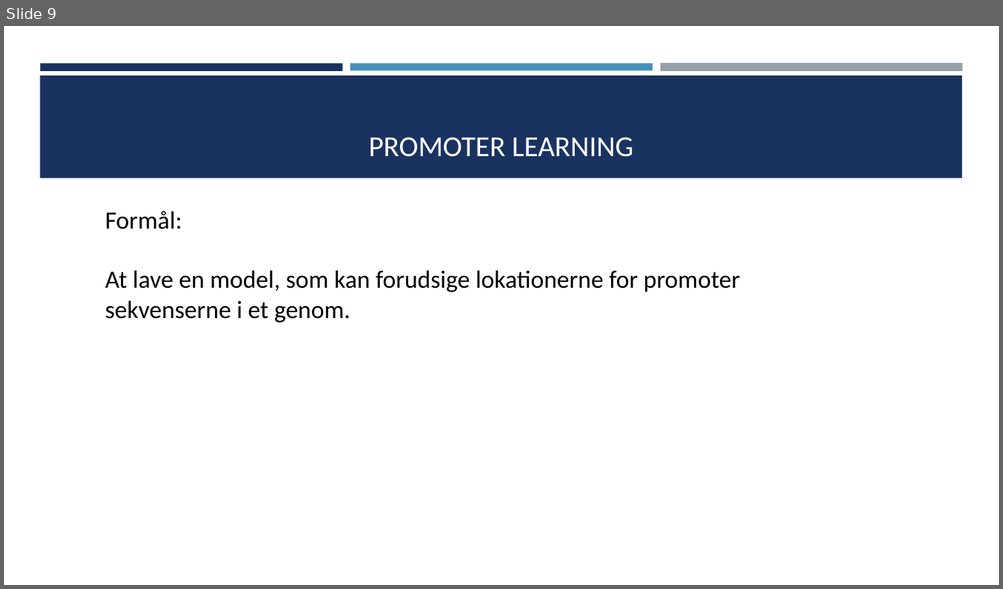
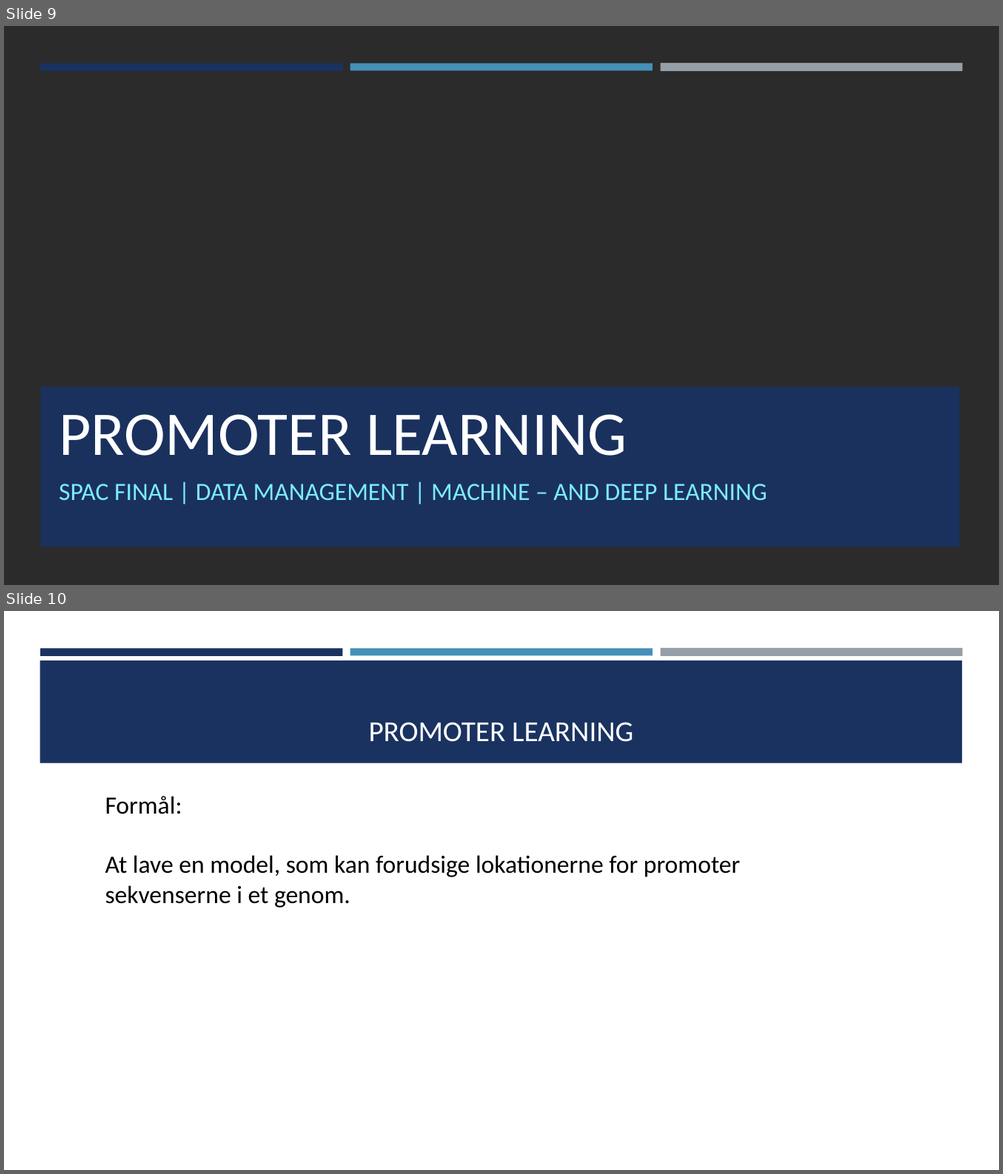
Before and after one commit to TheGamingEngineer/SPAC, a slide deck: uge_10-11 - machine learning/SPAC_uge10-11.ppsx. Shown one above the other, each under a label of ours: slide 9 before the commit, slides 9 and 10 after it. The pictures are 1003x589 and 1003x1174 pixels, drawn with LibreOffice and Linux fonts; fonts in the diff are those of the drawing; background and template pictures are left out; a plain dark background stands for a picture behind light text. Boxes give left, top, right and bottom in pixels: in the first picture for what was removed or moved away, otherwise in the second. Text is boxed around its words. In the diff, an @@ line names an element or a change of style, - is before the commit and + after.

```diff
--- a/uge_10-11 - machine learning/SPAC_uge10-11.ppsx
+++ b/uge_10-11 - machine learning/SPAC_uge10-11.ppsx
@@ slide 9 added at [4, 26, 999, 585], background picture (left out) @@
@@ rectangle added at [4, 26, 999, 585], fill #FFFFFF @@
@@ rectangle added at [40, 63, 343, 70], fill #1A3260 @@
@@ rectangle added at [350, 63, 652, 70], fill #4590B8 @@
@@ rectangle added at [660, 63, 962, 72], fill #969FA7 @@
@@ rectangle added at [40, 387, 959, 548], fill #1A3260 at 97% opacity @@
@@ title added at [59, 414, 626, 456], 60 pt, text #FFFFFF @@
+PROMOTER LEARNING
@@ subtitle added at [59, 484, 767, 500], 24 pt, text #7CEBFF @@
+SPAC FINAL | DATA MANAGEMENT | MACHINE – AND DEEP LEARNING
@@ what was slide 9 is now slide 10 @@
```
Also in this commit, not shown: 9 slides changed, 7 other slides added, 3 slides removed, 8 other files.
